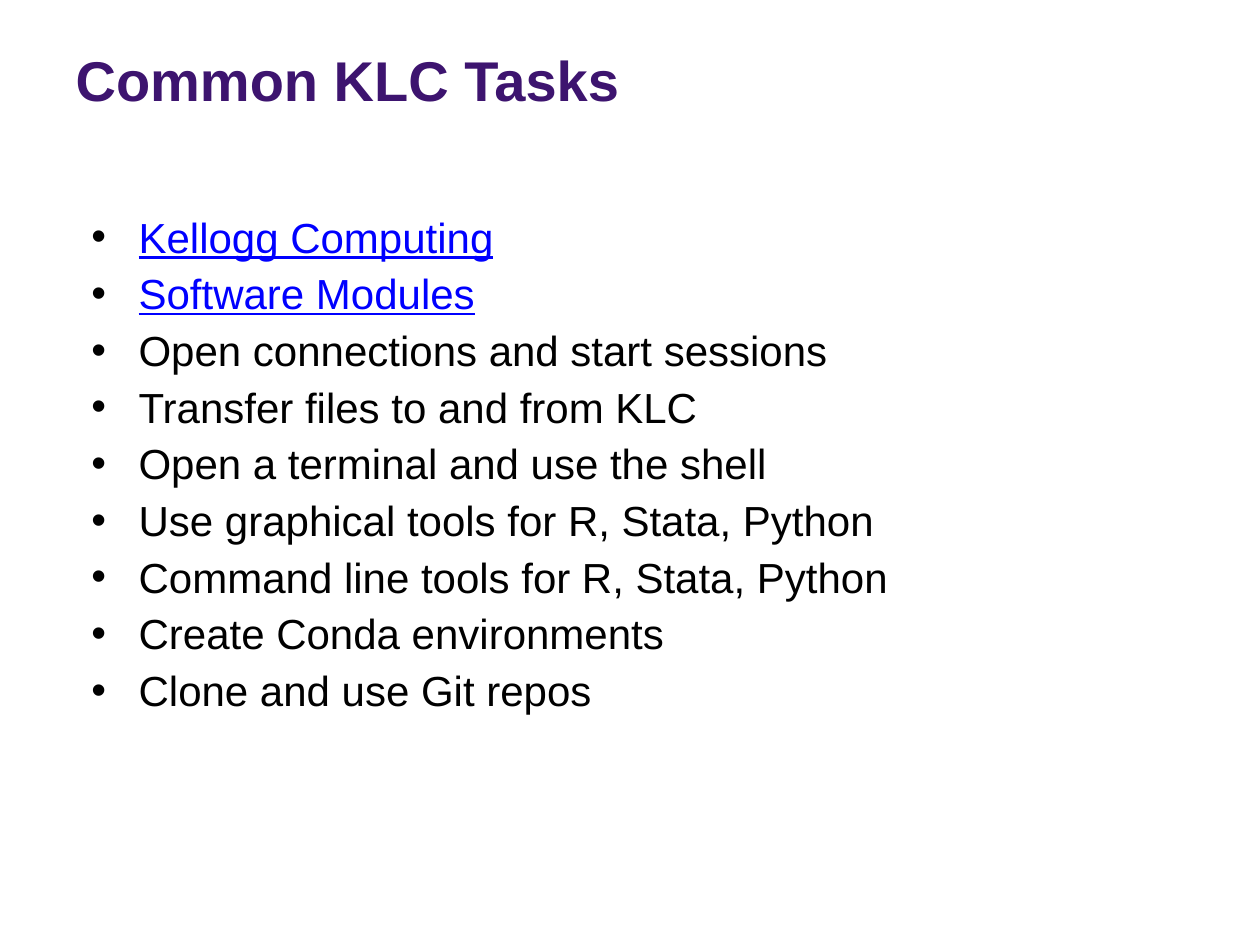
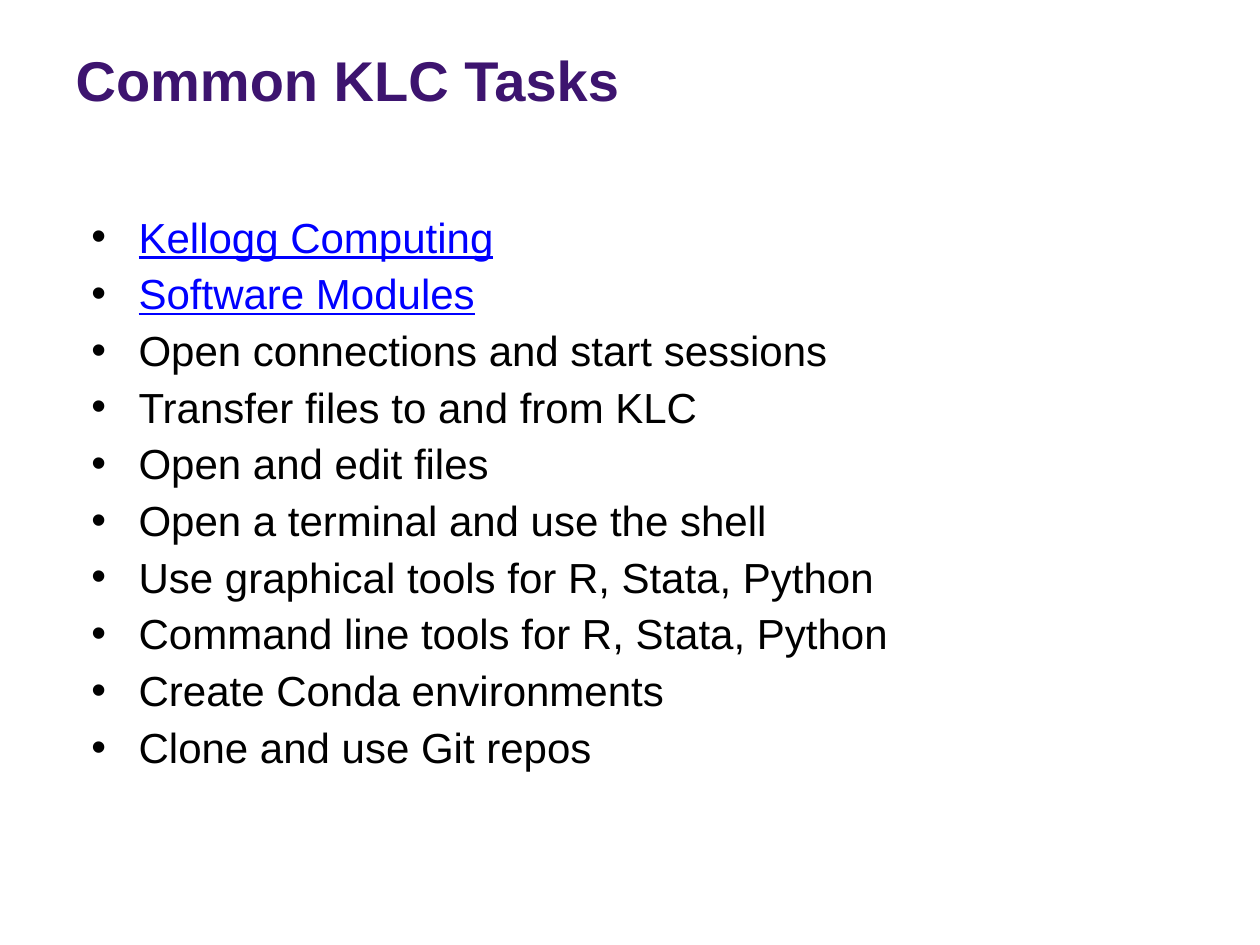
Before and after one commit to rs-kellogg/2023-phd-workshop, a slide deck: slide 2 of session-1/Session 1 - KLC Introduction.pptx. Drawn at 1260x945 pixels with LibreOffice and Linux fonts; fonts in the diff are those of the drawing; background and template pictures are left out. Boxes give left, top, right and bottom in pixels: in the first picture for what was removed or moved away, otherwise in the second. Text is boxed around its words. In the diff, an @@ line names an element or a change of style, - is before the commit and + after.

```diff
--- a/session-1/Session 1 - KLC Introduction.pptx
+++ b/session-1/Session 1 - KLC Introduction.pptx
@@ text at bbox=[139, 448, 489, 488]: paragraph added @@
+• Open and edit files
```
Also in this commit, not shown: 1 other slide changed, 2 other files.
